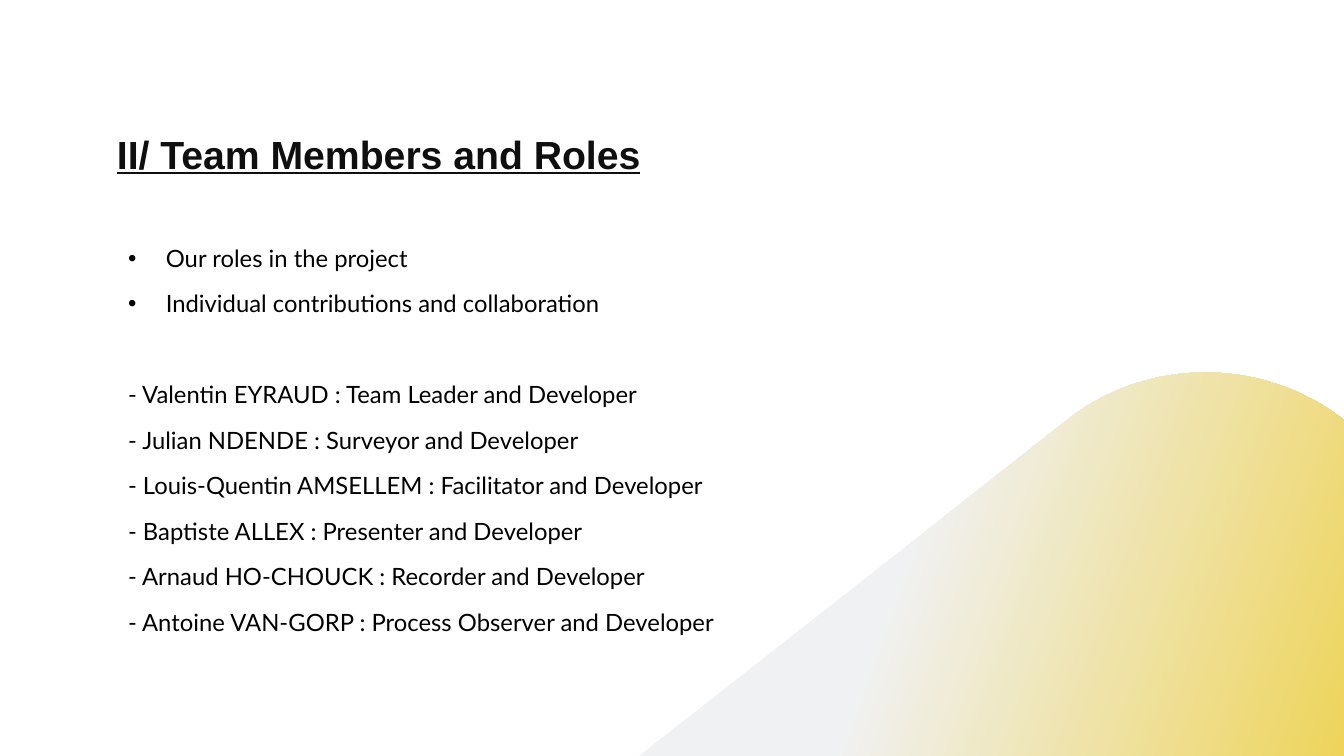
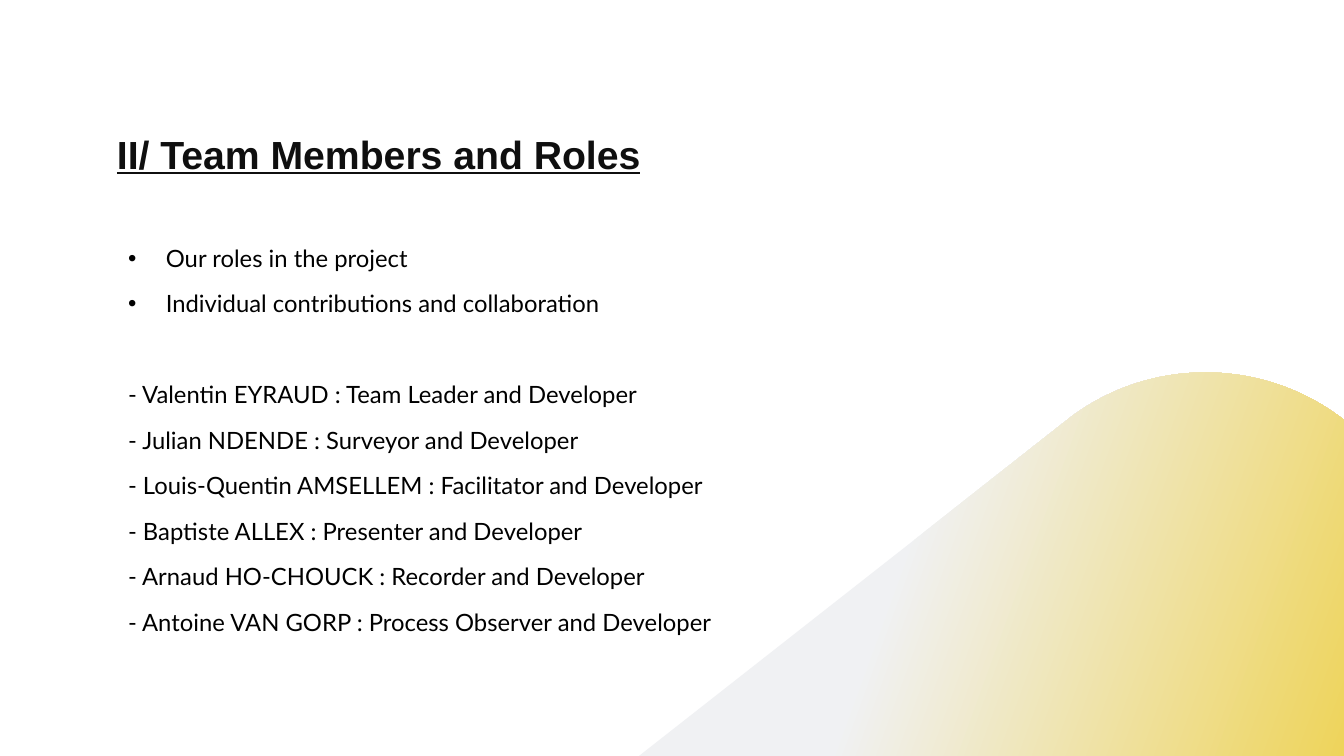
Before and after one commit to JulianNDENDE/IOT-Monitoring-System, a slide deck: slide 4 of IOT-Team_PBBT.pptx. Drawn at 1344x756 pixels with LibreOffice and Linux fonts; fonts in the diff are those of the drawing. Boxes give left, top, right and bottom in pixels: in the first picture for what was removed or moved away, otherwise in the second. Text is boxed around its words. In the diff, an @@ line names an element or a change of style, - is before the commit and + after.

Commit message:
[MOD] PPT modified

```diff
--- a/IOT-Team_PBBT.pptx
+++ b/IOT-Team_PBBT.pptx
@@ text at (142,613,711,635): text changed @@
-- Antoine VAN-GORP : Process Observer and Developer
+- Antoine VAN GORP : Process Observer and Developer
```
Also in this commit, not shown: 4 other slides changed.
